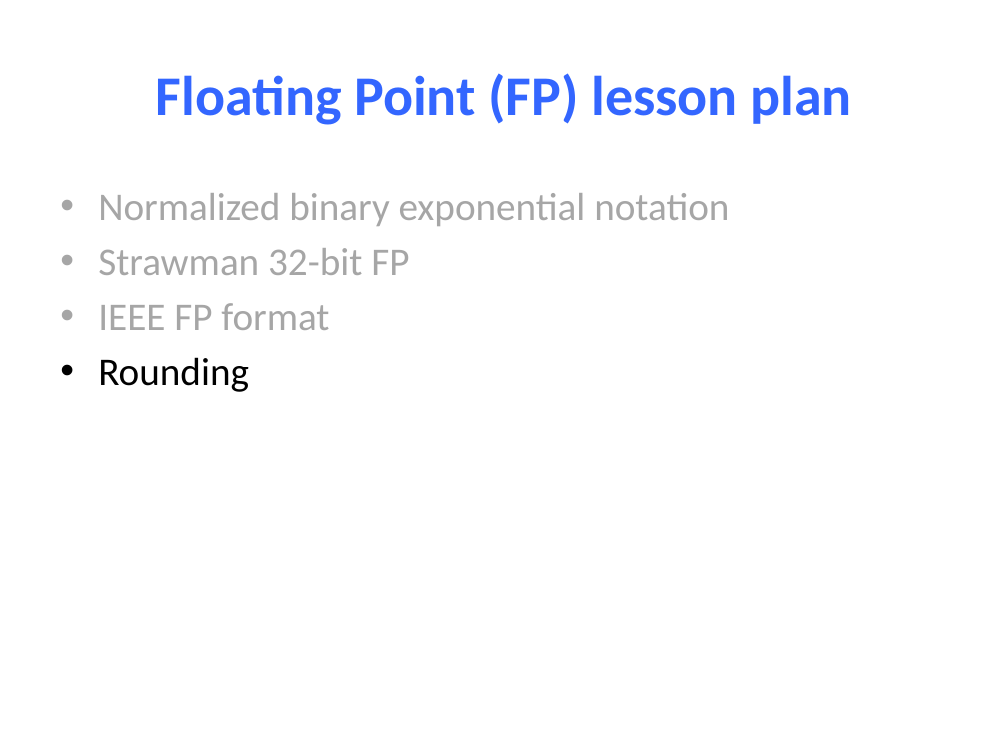
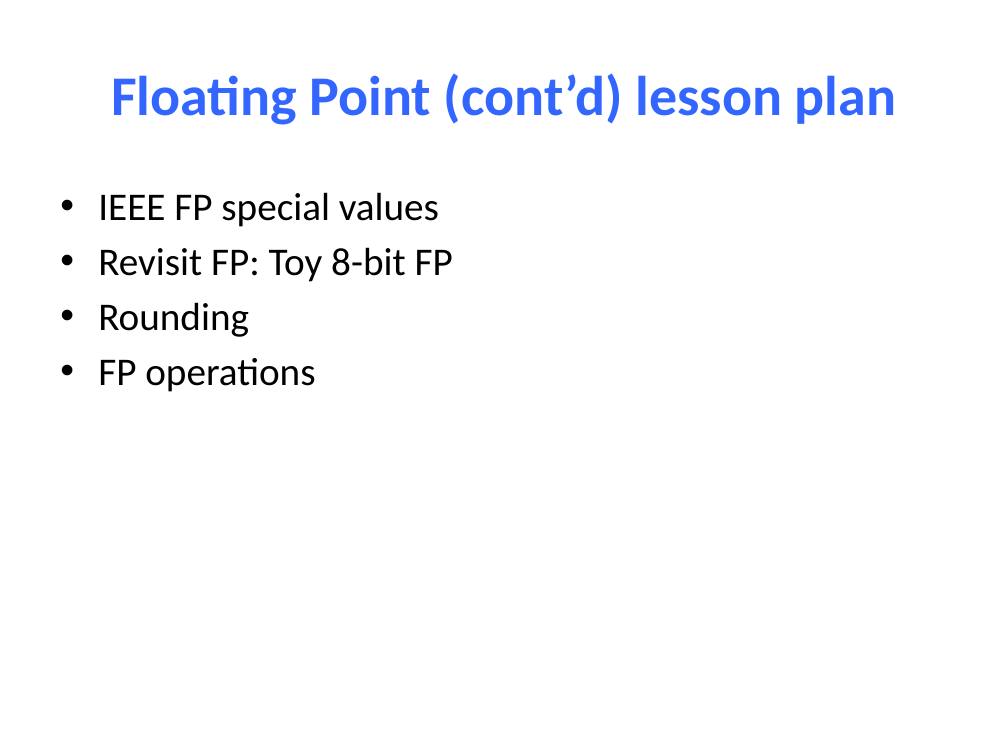
Before and after one commit to NYU-CSO/nyu-cso.github.io, a slide deck: slide 39 of notes/03-floats.pptx (slide 43 before the commit). Drawn at 1008x756 pixels with LibreOffice and Linux fonts; fonts in the diff are those of the drawing. Boxes give left, top, right and bottom in pixels: in the first picture for what was removed or moved away, otherwise in the second. Text is boxed around its words. In the diff, an @@ line names an element or a change of style, - is before the commit and + after.

```diff
--- a/notes/03-floats.pptx
+++ b/notes/03-floats.pptx
@@ title at (111, 73, 896, 125): text changed @@
-Floating Point (FP) lesson plan
+Floating Point (cont’d) lesson plan
@@ text at (98, 192, 453, 282): text changed; text colour #A6A6A6 to #000000 @@
-• Normalized binary exponential notation
-• Strawman 32-bit FP
-• IEEE FP format
+• IEEE FP special values
+• Revisit FP: Toy 8-bit FP
@@ text at (98, 358, 315, 392): paragraph added @@
+• FP operations
```
Also in this commit, not shown: 18 other slides changed, 5 slides added, 4 other files.
